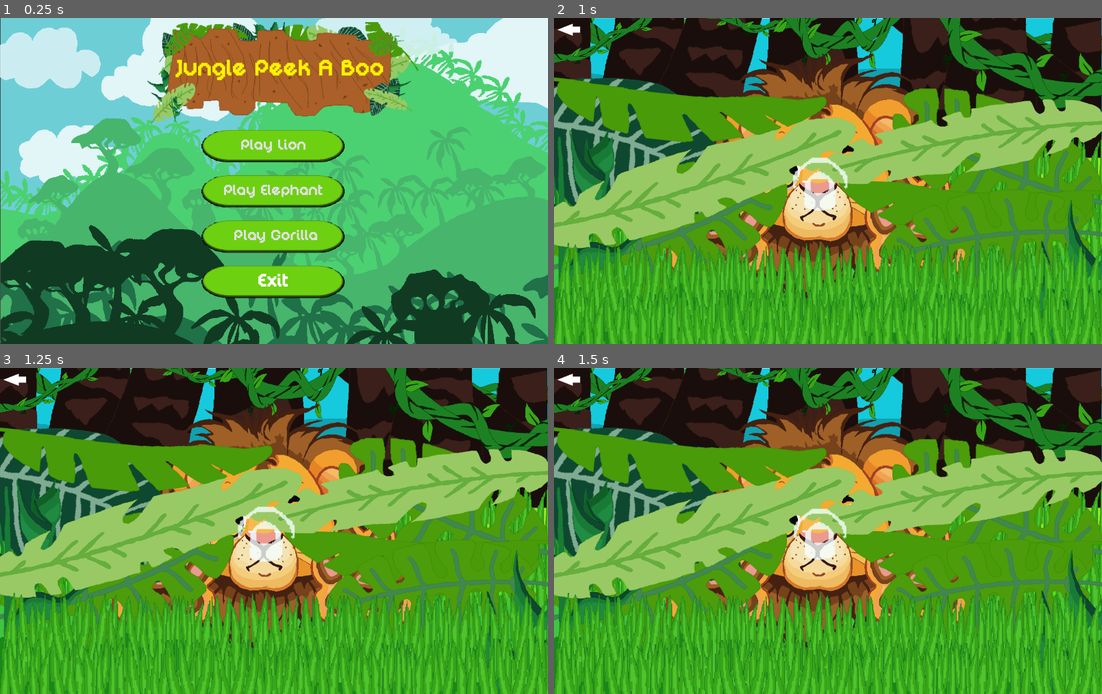
Above: before the commit, frames 1-4 (two rows, left to right).
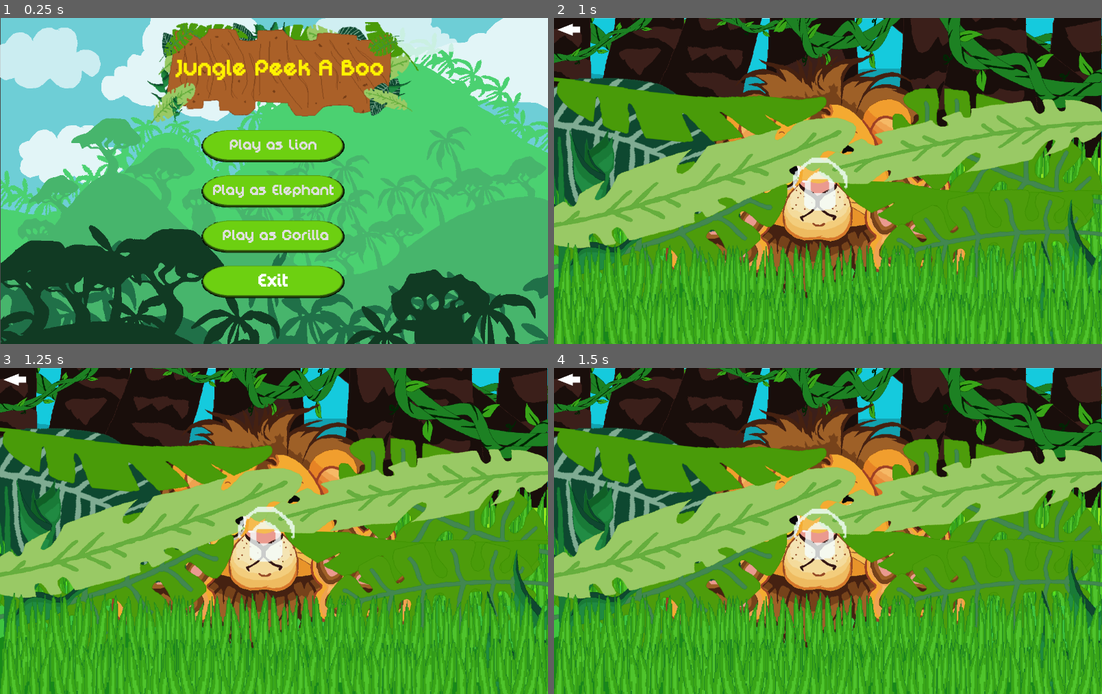
Above: after the commit, the same moments.

Repository: Ruzry/Jungle-Peek-A-Boo
Game: Godot game, scene res://Menu.tscn
Same seed, same stepped clock (60 frames per second), same inputs: the game is played once before the commit and once after it. Sound files missing from this copy of the repository are replaced by a short silence.
Inputs:
- Up to frame 1 (0.25 s): no input
- Up to frame 2 (1 s): click "Play Lion" (after the commit: "Play as Lion") at 0.5 s
- Up to frame 3 (1.25 s): no input
- Up to frame 4 (1.5 s): click "Play Lion" (after the commit: "Play as Lion") at 1.25 s

The runs differ from the first frame. In frame 1, 1.2% of the frame differs, in the area x 38-61%, y 37-69%; in frame 2, nothing differs; in frame 3, nothing differs; in frame 4, nothing differs.

Commit message:
Code and Scene Clean Up
[CLEAN UP] Cleaned up code and added comments -- Removed unused nodes.

Diff:
--- a/Game/Menu.gd
+++ b/Game/Menu.gd
@@ -1,29 +1,28 @@
 extends Control
 
+#Menu Audio
 @onready var sfxAudio = $SfxAudio
 @onready var bgAudio = $BackgroundAudio
-@onready var menuAnimationPlayer = $MenuAnimationPlayer
 
+#Game Scene
 var gameScene
 
+# Removes Game Scene and resumes BG audio.
 func handleMenuReturn():
 	get_tree().root.remove_child(gameScene)
 	bgAudio.play()
 
-
-func _on_play_button_pressed():
-	menuAnimationPlayer.play("AnimalSelection")
-
-
+# Creates a new game scene and sets the animal index based on what button is pressed.
+# LION: 0, ELEPHANT: 1, GORILLA: 2.
 func startGameScene(animalIndex):
 	gameScene = preload("res://game.tscn").instantiate()
 	gameScene.connect("menuReturn", func(): handleMenuReturn())
-	gameScene.setAnimalIndex(animalIndex)
+	gameScene.setCurrentAnimal(animalIndex)
 	bgAudio.stop()
 	get_tree().root.add_child(gameScene)
 
 
-func _on_exit_button_pressed():
+func exitGame():
 	get_tree().quit()
 
 
--- a/Game/Menu.tscn
+++ b/Game/Menu.tscn
@@ -15,286 +15,6 @@
 [ext_resource type="Theme" uid="uid://d25d7supeakyh" path="res://Assets/Themes/Peek A Boo Menu Button.tres" id="14_hgmnf"]
 [ext_resource type="Texture2D" uid="uid://le7624lop8jq" path="res://Assets/Art/Peek A Boo Menu Foreground.png" id="14_whnex"]
 
-[sub_resource type="Animation" id="Animation_l8sis"]
-resource_name = "AnimalSelection"
-length = 3.0
-loop_mode = 1
-tracks/0/type = "value"
-tracks/0/imported = false
-tracks/0/enabled = true
-tracks/0/path = NodePath("Play Button:disabled")
-tracks/0/interp = 1
-tracks/0/loop_wrap = true
-tracks/0/keys = {
-"times": PackedFloat32Array(0),
-"transitions": PackedFloat32Array(1),
-"update": 1,
-"values": [true]
-}
-tracks/1/type = "value"
-tracks/1/imported = false
-tracks/1/enabled = true
-tracks/1/path = NodePath("Play Button:visible")
-tracks/1/interp = 1
-tracks/1/loop_wrap = true
-tracks/1/keys = {
-"times": PackedFloat32Array(0),
-"transitions": PackedFloat32Array(1),
-"update": 1,
-"values": [false]
-}
-tracks/2/type = "value"
-tracks/2/imported = false
-tracks/2/enabled = true
-tracks/2/path = NodePath("VBoxContainer/Exit Button:disabled")
-tracks/2/interp = 1
-tracks/2/loop_wrap = true
-tracks/2/keys = {
-"times": PackedFloat32Array(0),
-"transitions": PackedFloat32Array(1),
-"update": 1,
-"values": [true]
-}
-tracks/3/type = "value"
-tracks/3/imported = false
-tracks/3/enabled = true
-tracks/3/path = NodePath("VBoxContainer/Exit Button:visible")
-tracks/3/interp = 1
-tracks/3/loop_wrap = true
-tracks/3/keys = {
-"times": PackedFloat32Array(0),
-"transitions": PackedFloat32Array(1),
-"update": 1,
-"values": [false]
-}
-tracks/4/type = "value"
-tracks/4/imported = false
-tracks/4/enabled = true
-tracks/4/path = NodePath("VBoxContainer/LionButton:disabled")
-tracks/4/interp = 1
-tracks/4/loop_wrap = true
-tracks/4/keys = {
-"times": PackedFloat32Array(0),
-"transitions": PackedFloat32Array(1),
-"update": 1,
-"values": [false]
-}
-tracks/5/type = "value"
-tracks/5/imported = false
-tracks/5/enabled = true
-tracks/5/path = NodePath("VBoxContainer/LionButton:visible")
-tracks/5/interp = 1
-tracks/5/loop_wrap = true
-tracks/5/keys = {
-"times": PackedFloat32Array(0),
-"transitions": PackedFloat32Array(1),
-"update": 1,
-"values": [true]
-}
-tracks/6/type = "value"
-tracks/6/imported = false
-tracks/6/enabled = true
-tracks/6/path = NodePath("VBoxContainer/ElephantButton:disabled")
-tracks/6/interp = 1
-tracks/6/loop_wrap = true
-tracks/6/keys = {
-"times": PackedFloat32Array(0),
-"transitions": PackedFloat32Array(1),
-"update": 1,
-"values": [false]
-}
-tracks/7/type = "value"
-tracks/7/imported = false
-tracks/7/enabled = true
-tracks/7/path = NodePath("VBoxContainer/ElephantButton:visible")
-tracks/7/interp = 1
-tracks/7/loop_wrap = true
-tracks/7/keys = {
-"times": PackedFloat32Array(0),
-"transitions": PackedFloat32Array(1),
-"update": 1,
-"values": [true]
-}
-tracks/8/type = "value"
-tracks/8/imported = false
-tracks/8/enabled = true
-tracks/8/path = NodePath("VBoxContainer/GorillaButton:disabled")
-tracks/8/interp = 1
-tracks/8/loop_wrap = true
-tracks/8/keys = {
-"times": PackedFloat32Array(0),
-"transitions": PackedFloat32Array(1),
-"update": 1,
-"values": [false]
-}
-tracks/9/type = "value"
-tracks/9/imported = false
-tracks/9/enabled = true
-tracks/9/path = NodePath("VBoxContainer/GorillaButton:visible")
-tracks/9/interp = 1
-tracks/9/loop_wrap = true
-tracks/9/keys = {
-"times": PackedFloat32Array(0),
-"transitions": PackedFloat32Array(1),
-"update": 1,
-"values": [true]
-}
-tracks/10/type = "value"
-tracks/10/imported = false
-tracks/10/enabled = true
-tracks/10/path = NodePath("AnimalButtons:scale")
-tracks/10/interp = 1
-tracks/10/loop_wrap = true
-tracks/10/keys = {
-"times": PackedFloat32Array(0, 1.5, 3),
-"transitions": PackedFloat32Array(1, 1, 1),
-"update": 0,
-"values": [Vector2(1, 1), Vector2(1.02, 1.02), Vector2(1, 1)]
-}
-
-[sub_resource type="Animation" id="Animation_hort0"]
-resource_name = "Idle"
-length = 3.0
-loop_mode = 1
-tracks/0/type = "value"
-tracks/0/imported = false
-tracks/0/enabled = true
-tracks/0/path = NodePath("Play Button:disabled")
-tracks/0/interp = 1
-tracks/0/loop_wrap = true
-tracks/0/keys = {
-"times": PackedFloat32Array(0),
-"transitions": PackedFloat32Array(1),
-"update": 1,
-"values": [false]
-}
-tracks/1/type = "value"
-tracks/1/imported = false
-tracks/1/enabled = true
-tracks/1/path = NodePath("Play Button:visible")
-tracks/1/interp = 1
-tracks/1/loop_wrap = true
-tracks/1/keys = {
-"times": PackedFloat32Array(0),
-"transitions": PackedFloat32Array(1),
-"update": 1,
-"values": [true]
-}
-tracks/2/type = "value"
-tracks/2/imported = false
-tracks/2/enabled = true
-tracks/2/path = NodePath("VBoxContainer/Exit Button:disabled")
-tracks/2/interp = 1
-tracks/2/loop_wrap = true
-tracks/2/keys = {
-"times": PackedFloat32Array(0),
-"transitions": PackedFloat32Array(1),
-"update": 1,
-"values": [false]
-}
-tracks/3/type = "value"
-tracks/3/imported = false
-tracks/3/enabled = true
-tracks/3/path = NodePath("VBoxContainer/Exit Button:visible")
-tracks/3/interp = 1
-tracks/3/loop_wrap = true
-tracks/3/keys = {
-"times": PackedFloat32Array(0),
-"transitions": PackedFloat32Array(1),
-"update": 1,
-"values": [true]
-}
-tracks/4/type = "value"
-tracks/4/imported = false
-tracks/4/enabled = true
-tracks/4/path = NodePath("VBoxContainer/LionButton:disabled")
-tracks/4/interp = 1
-tracks/4/loop_wrap = true
-tracks/4/keys = {
-"times": PackedFloat32Array(0),
-"transitions": PackedFloat32Array(1),
-"update": 1,
-"values": [true]
-}
-tracks/5/type = "value"
-tracks/5/imported = false
-tracks/5/enabled = true
-tracks/5/path = NodePath("VBoxContainer/LionButton:visible")
-tracks/5/interp = 1
-tracks/5/loop_wrap = true
-tracks/5/keys = {
-"times": PackedFloat32Array(0),
-"transitions": PackedFloat32Array(1),
-"update": 1,
-"values": [false]
-}
-tracks/6/type = "value"
-tracks/6/imported = false
-tracks/6/enabled = true
-tracks/6/path = NodePath("VBoxContainer/ElephantButton:disabled")
-tracks/6/interp = 1
-tracks/6/loop_wrap = true
-tracks/6/keys = {
-"times": PackedFloat32Array(0),
-"transitions": PackedFloat32Array(1),
-"update": 1,
-"values": [true]
-}
-tracks/7/type = "value"
-tracks/7/imported = false
-tracks/7/enabled = true
-tracks/7/path = NodePath("VBoxContainer/ElephantButton:visible")
-tracks/7/interp = 1
-tracks/7/loop_wrap = true
-tracks/7/keys = {
-"times": PackedFloat32Array(0),
-"transitions": PackedFloat32Array(1),
-"update": 1,
-"values": [false]
-}
-tracks/8/type = "value"
-tracks/8/imported = false
-tracks/8/enabled = true
-tracks/8/path = NodePath("VBoxContainer/GorillaButton:disabled")
-tracks/8/interp = 1
-tracks/8/loop_wrap = true
-tracks/8/keys = {
-"times": PackedFloat32Array(0),
-"transitions": PackedFloat32Array(1),
-"update": 1,
-"values": [true]
-}
-tracks/9/type = "value"
-tracks/9/imported = false
-tracks/9/enabled = true
-tracks/9/path = NodePath("VBoxContainer/GorillaButton:visible")
-tracks/9/interp = 1
-tracks/9/loop_wrap = true
-tracks/9/keys = {
-"times": PackedFloat32Array(0),
-"transitions": PackedFloat32Array(1),
-"update": 1,
-"values": [false]
-}
-tracks/10/type = "value"
-tracks/10/imported = false
-tracks/10/enabled = true
-tracks/10/path = NodePath("Buttons:scale")
-tracks/10/interp = 1
-tracks/10/loop_wrap = true
-tracks/10/keys = {
-"times": PackedFloat32Array(0, 1.5, 3),
-"transitions": PackedFloat32Array(1, 1, 1),
-"update": 0,
-"values": [Vector2(1, 1), Vector2(1.02, 1.02), Vector2(1, 1)]
-}
-
-[sub_resource type="AnimationLibrary" id="AnimationLibrary_sgnci"]
-_data = {
-"AnimalSelection": SubResource("Animation_l8sis"),
-"Idle": SubResource("Animation_hort0")
-}
-
 [node name="Menu" type="Control"]
 layout_mode = 3
 anchors_preset = 15
@@ -303,12 +23,6 @@
 grow_horizontal = 2
 grow_vertical = 2
 script = ExtResource("1_j84mj")
-
-[node name="MenuAnimationPlayer" type="AnimationPlayer" parent="."]
-active = false
-libraries = {
-"": SubResource("AnimationLibrary_sgnci")
-}
 
 [node name="BackgroundAudio" type="AudioStreamPlayer2D" parent="."]
 stream = ExtResource("6_8y17c")
@@ -380,63 +94,7 @@
 theme_override_font_sizes/font_size = 50
 text = "Jungle Peek A Boo"
 
-[node name="Buttons" type="HBoxContainer" parent="."]
-layout_mode = 1
-anchors_preset = 8
-anchor_left = 0.5
-anchor_top = 0.5
-anchor_right = 0.5
-anchor_bottom = 0.5
-offset_left = -310.0
-offset_top = -53.5
-offset_right = 310.0
-offset_bottom = 53.5
-grow_horizontal = 2
-grow_vertical = 2
-pivot_offset = Vector2(310, 53.5)
-
-[node name="AnimalButtons" type="VBoxContainer" parent="."]
-layout_mode = 1
-anchors_preset = 8
-anchor_left = 0.5
-anchor_top = 0.5
-anchor_right = 0.5
-anchor_bottom = 0.5
-offset_left = -154.0
-offset_top = -164.5
-offset_right = 154.0
-offset_bottom = 164.5
-grow_horizontal = 2
-grow_vertical = 2
-pivot_offset = Vector2(154, 164.5)
-
-[node name="HBoxContainer" type="HBoxContainer" parent="."]
-layout_mode = 2
-offset_left = 204.0
-offset_top = 291.0
-offset_right = 1136.0
-offset_bottom = 398.0
-grow_horizontal = 2
-grow_vertical = 2
-pivot_offset = Vector2(466, 53.5)
-
-[node name="Play Button" type="Button" parent="."]
-visible = false
-custom_minimum_size = Vector2(308, 107)
-layout_mode = 2
-offset_left = 470.0
-offset_top = 482.0
-offset_right = 870.0
-offset_bottom = 589.0
-theme = ExtResource("14_hgmnf")
-theme_override_colors/font_color = Color(1, 1, 1, 1)
-theme_override_colors/font_hover_pressed_color = Color(1, 0.952941, 0, 1)
-theme_override_fonts/font = ExtResource("2_05yha")
-theme_override_font_sizes/font_size = 50
-disabled = true
-text = "Play"
-
-[node name="VBoxContainer" type="VBoxContainer" parent="."]
+[node name="Buttons" type="VBoxContainer" parent="."]
 layout_mode = 1
 anchors_preset = -1
 anchor_left = 0.5
@@ -451,31 +109,31 @@
 grow_vertical = 2
 pivot_offset = Vector2(200, 220)
 
-[node name="LionButton" type="Button" parent="VBoxContainer"]
+[node name="LionButton" type="Button" parent="Buttons"]
 custom_minimum_size = Vector2(308, 107)
 layout_mode = 2
 theme = ExtResource("14_hgmnf")
 theme_override_fonts/font = ExtResource("2_05yha")
 theme_override_font_sizes/font_size = 40
-text = "Play Lion"
+text = "Play as Lion"
 
-[node name="ElephantButton" type="Button" parent="VBoxContainer"]
+[node name="ElephantButton" type="Button" parent="Buttons"]
 custom_minimum_size = Vector2(308, 107)
 layout_mode = 2
 theme = ExtResource("14_hgmnf")
 theme_override_fonts/font = ExtResource("2_05yha")
 theme_override_font_sizes/font_size = 40
-text = "Play Elephant"
+text = "Play as Elephant"
 
-[node name="GorillaButton" type="Button" parent="VBoxContainer"]
+[node name="GorillaButton" type="Button" parent="Buttons"]
 custom_minimum_size = Vector2(308, 107)
 layout_mode = 2
 theme = ExtResource("14_hgmnf")
 theme_override_fonts/font = ExtResource("2_05yha")
 theme_override_font_sizes/font_size = 40
-text = " Play Gorilla"
+text = " Play as Gorilla"
 
-[node name="Exit Button" type="Button" parent="VBoxContainer"]
+[node name="Exit Button" type="Button" parent="Buttons"]
 custom_minimum_size = Vector2(308, 107)
 layout_mode = 2
 theme = ExtResource("14_hgmnf")
@@ -485,13 +143,11 @@
 theme_override_font_sizes/font_size = 50
 text = "Exit"
 
-[connection signal="button_down" from="Play Button" to="." method="playButtonPressSound"]
-[connection signal="pressed" from="Play Button" to="." method="_on_play_button_pressed"]
-[connection signal="button_down" from="VBoxContainer/LionButton" to="." method="playButtonPressSound"]
-[connection signal="pressed" from="VBoxContainer/LionButton" to="." method="startGameScene" binds= [0]]
-[connection signal="button_down" from="VBoxContainer/ElephantButton" to="." method="playButtonPressSound"]
-[connection signal="pressed" from="VBoxContainer/ElephantButton" to="." method="startGameScene" binds= [1]]
-[connection signal="button_down" from="VBoxContainer/GorillaButton" to="." method="playButtonPressSound"]
-[connection signal="pressed" from="VBoxContainer/GorillaButton" to="." method="startGameScene" binds= [2]]
-[connection signal="button_down" from="VBoxContainer/Exit Button" to="." method="playButtonPressSound"]
-[connection signal="pressed" from="VBoxContainer/Exit Button" to="." method="_on_exit_button_pressed"]
+[connection signal="button_down" from="Buttons/LionButton" to="." method="playButtonPressSound"]
+[connection signal="pressed" from="Buttons/LionButton" to="." method="startGameScene" binds= [0]]
+[connection signal="button_down" from="Buttons/ElephantButton" to="." method="playButtonPressSound"]
+[connection signal="pressed" from="Buttons/ElephantButton" to="." method="startGameScene" binds= [1]]
+[connection signal="button_down" from="Buttons/GorillaButton" to="." method="playButtonPressSound"]
+[connection signal="pressed" from="Buttons/GorillaButton" to="." method="startGameScene" binds= [2]]
+[connection signal="button_down" from="Buttons/Exit Button" to="." method="playButtonPressSound"]
+[connection signal="pressed" from="Buttons/Exit Button" to="." method="exitGame"]
--- a/Game/RandomAmbientSound.gd
+++ b/Game/RandomAmbientSound.gd
@@ -2,6 +2,7 @@
 
 @onready var audio = $AmbienceAudio
 
+#Animals Sounds
 @onready var birdSound0 = preload("res://Assets/Sound/SFX/Jungle Peek A Boo Bird Ambience sfx 0.wav")
 @onready var birdSound1 = preload("res://Assets/Sound/SFX/Jungle Peek A Boo Bird Ambience sfx 1.wav")
 @onready var elephantSound = preload("res://Assets/Sound/SFX/Jungle Peek A Boo Elephant Ambience sfx.wav")
@@ -17,17 +18,17 @@
 var upperTimeLimit = 8
 var lowerTimeLimit = 6
 
+# randomize to make sure our random numbers are always random.
+# Populates array with animal sounds.
 func _ready():
-	# randomize to make sure our random numbers are always random
 	randomize()
 
 	animalSounds = [ birdSound0, birdSound1, gibbonBirdSound, elephantSound, frogSound0, frogSound1, frogSound2, lionSound, monkeySound, snakeSound ]
 
 	playRandomSound()
 
-
+# Plays a random sound from the array on a timer range.
 func playRandomSound():
-
 	var time = randi_range(lowerTimeLimit, upperTimeLimit)
 	await get_tree().create_timer(time).timeout
 
@@ -36,8 +37,3 @@
 
 	audio.stream = soundToPlay
 	audio.play()
-
-
-func _on_ambience_audio_finished():
-
-	playRandomSound()
--- a/Game/game.gd
+++ b/Game/game.gd
@@ -1,28 +1,33 @@
 extends Node2D
 
-enum ANIMAL_TYPE { LION, ELEPHANT, GORILLA}
+enum ANIMAL_TYPE { LION, ELEPHANT, GORILLA }
 
 #Animation Players
 @onready var fgAnimPlayer = $FgAnimationPlayer
 @onready var bgAnimPlayer = $BgAnimationPlayer
 @onready var btnAnimPlayer = $ButtonAnimationPlayer
+
 #General Nodes
 @onready var gameStartButton = $GameStartButton
 @onready var attractTimer = $AttractTimer
 @onready var gameResetButton = $GameResetButton
+
 #Lion Nodes
 @onready var lionHeadSprite = $Animal/Head/LionHead
 @onready var lionLeftPawSprite = $Animal/LeftPaw/LionLeftPaw
 @onready var lionRightPawSprite = $Animal/RightPaw/LionRightPaw
+
 #Elephant Nodes
 @onready var elephantHeadSprite = $Animal/Head/ElephantHead
 @onready var elephantBodySprite = $Animal/Body/ElephantBody
 @onready var elephantLeftPawSprite = $Animal/LeftPaw/ElephantLeftPaw
 @onready var elephantRightPawSprite = $Animal/RightPaw/ElephantRightPaw
+
 #Gorilla nodes
 @onready var gorillaHeadSprite = $Animal/Head/GorillaHead
 @onready var gorillaLeftPawSprite = $Animal/LeftPaw/GorillaLeftPaw
 @onready var gorillaRightPawSprite = $Animal/RightPaw/GorillaRightPaw
+
 #Audio
 @onready var bgAudio = $BGAudio
 @onready var animalRoarAudio = $AnimalRoarAudio
@@ -35,7 +40,7 @@
 var elephantNodeSprites: Array
 var gorillaNodeSprites: Array
 
-var animalIndex: int
+var currentAnimal: ANIMAL_TYPE
 var animalAudioStreams: Array
 
 signal menuReturn
@@ -49,6 +54,7 @@
 	setAnimalVisiblity()
 	resetGame()
 
+# Sets game components to default state.
 func resetGame():
 	fgAnimPlayer.play("Idle")
 	bgAnimPlayer.play("Idle")
@@ -56,47 +62,43 @@
 	gameStartButton.visible = true
 	gameResetButton.visible = false
 
+# Set animal to be loaded.
+func setCurrentAnimal(animalIndex: int):
+	currentAnimal = animalIndex as ANIMAL_TYPE
 
-func setAnimalIndex(animalIndex_: int):
-	animalIndex = animalIndex_
-
-
+# Sets visibility of Animal Sprite Nodes.
 func setAnimalVisiblity():
 	for n in lionNodeSprites.size():
-		lionNodeSprites[n].visible = true if (animalIndex == ANIMAL_TYPE.LION) else false
+		lionNodeSprites[n].visible = true if (currentAnimal == ANIMAL_TYPE.LION) else false
 
 	for n in elephantNodeSprites.size():
-		elephantNodeSprites[n].visible = true if (animalIndex == ANIMAL_TYPE.ELEPHANT) else false
+		elephantNodeSprites[n].visible = true if (currentAnimal == ANIMAL_TYPE.ELEPHANT) else false
 
 	for n in gorillaNodeSprites.size():
-		gorillaNodeSprites[n].visible = true if (animalIndex == ANIMAL_TYPE.GORILLA) else false
+		gorillaNodeSprites[n].visible = true if (currentAnimal == ANIMAL_TYPE.GORILLA) else false
 
-
-func _on_timer_timeout():
+#Plays attract animation based on AttractTimer
+func playAttractAnimation():
 	fgAnimPlayer.play("Attract")
 
-
+#Sets forground animation to idle state.
 func resetFgAnimation():
 	fgAnimPlayer.play("Idle")
 
+# Sets roar based on currentAnimal.
+func setRoarAudioStream():
+	animalRoarAudio.stream = animalAudioStreams[currentAnimal]
 
-func setRoarAudioStream():
-	animalRoarAudio.stream = animalAudioStreams[animalIndex]
-
-
-func _on_game_start_button_pressed():
+# Start Reveal animation.
+func startReveal():
 	fgAnimPlayer.play("Reveal")
 	gameStartButton.visible = false
 	attractTimer.stop()
 
-
+# Called by reveal animation to display reset button at the end of animation.
 func showResetButton():
 	gameResetButton.visible = true;
 
-
-func _on_game_reset_button_pressed():
-	resetGame()
-
-
+# Emits signal to Menu to close the game scene.
 func returnToMenu():
 	emit_signal("menuReturn")
--- a/Game/game.tscn
+++ b/Game/game.tscn
@@ -1372,8 +1372,8 @@
 offset_bottom = 57.0
 theme = ExtResource("29_xbl6h")
 
-[connection signal="finished" from="RandomAmbientSoundEvent/AmbienceAudio" to="RandomAmbientSoundEvent" method="_on_ambience_audio_finished"]
-[connection signal="timeout" from="AttractTimer" to="." method="_on_timer_timeout"]
-[connection signal="pressed" from="GameStartButton" to="." method="_on_game_start_button_pressed"]
-[connection signal="pressed" from="GameResetButton" to="." method="_on_game_reset_button_pressed"]
+[connection signal="finished" from="RandomAmbientSoundEvent/AmbienceAudio" to="RandomAmbientSoundEvent" method="playRandomSound"]
+[connection signal="timeout" from="AttractTimer" to="." method="playAttractAnimation"]
+[connection signal="pressed" from="GameStartButton" to="." method="startReveal"]
+[connection signal="pressed" from="GameResetButton" to="." method="resetGame"]
 [connection signal="pressed" from="MenuReturnButton" to="." method="returnToMenu"]
Not shown: 1 places in Game/Menu.tscn that only renumber resources
